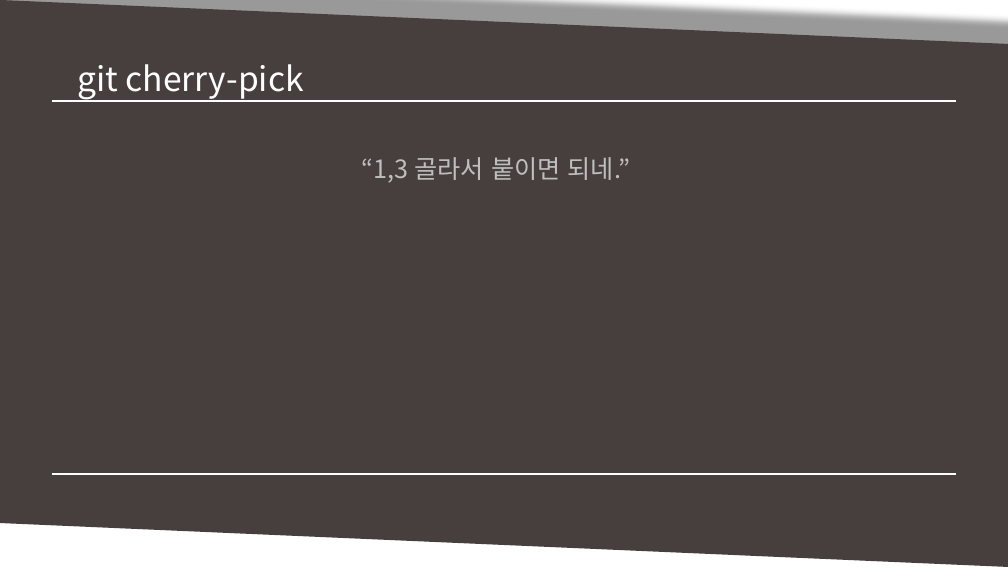
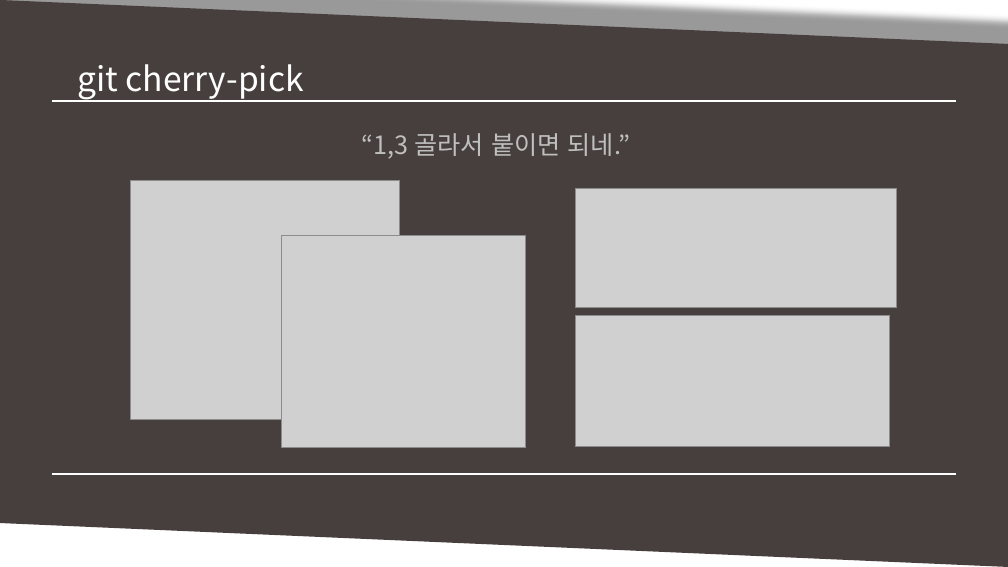
Before and after one commit to MinSikMoon/pptgit, a slide deck: slide 31 of git발표.pptx. Drawn at 1008x567 pixels with LibreOffice and Linux fonts; fonts in the diff are those of the drawing; grey boxes stand for pictures. Boxes give left, top, right and bottom in pixels: in the first picture for what was removed or moved away, otherwise in the second. Text is boxed around its words. In the diff, an @@ line names an element or a change of style, - is before the commit and + after.

```diff
--- a/git발표.pptx
+++ b/git발표.pptx
@@ text "“1,3 골라서 붙이면 되네.”" moved from (x1=362, y1=157, x2=630, y2=183) to (x1=362, y1=133, x2=630, y2=159) @@
@@ picture added at (x1=131, y1=180, x2=400, y2=420) @@
@@ picture added at (x1=576, y1=188, x2=897, y2=307) @@
@@ picture added at (x1=282, y1=236, x2=526, y2=448) @@
@@ picture added at (x1=576, y1=316, x2=890, y2=448) @@
```
Also in this commit, not shown: 2 other slides changed, 1 other file.
